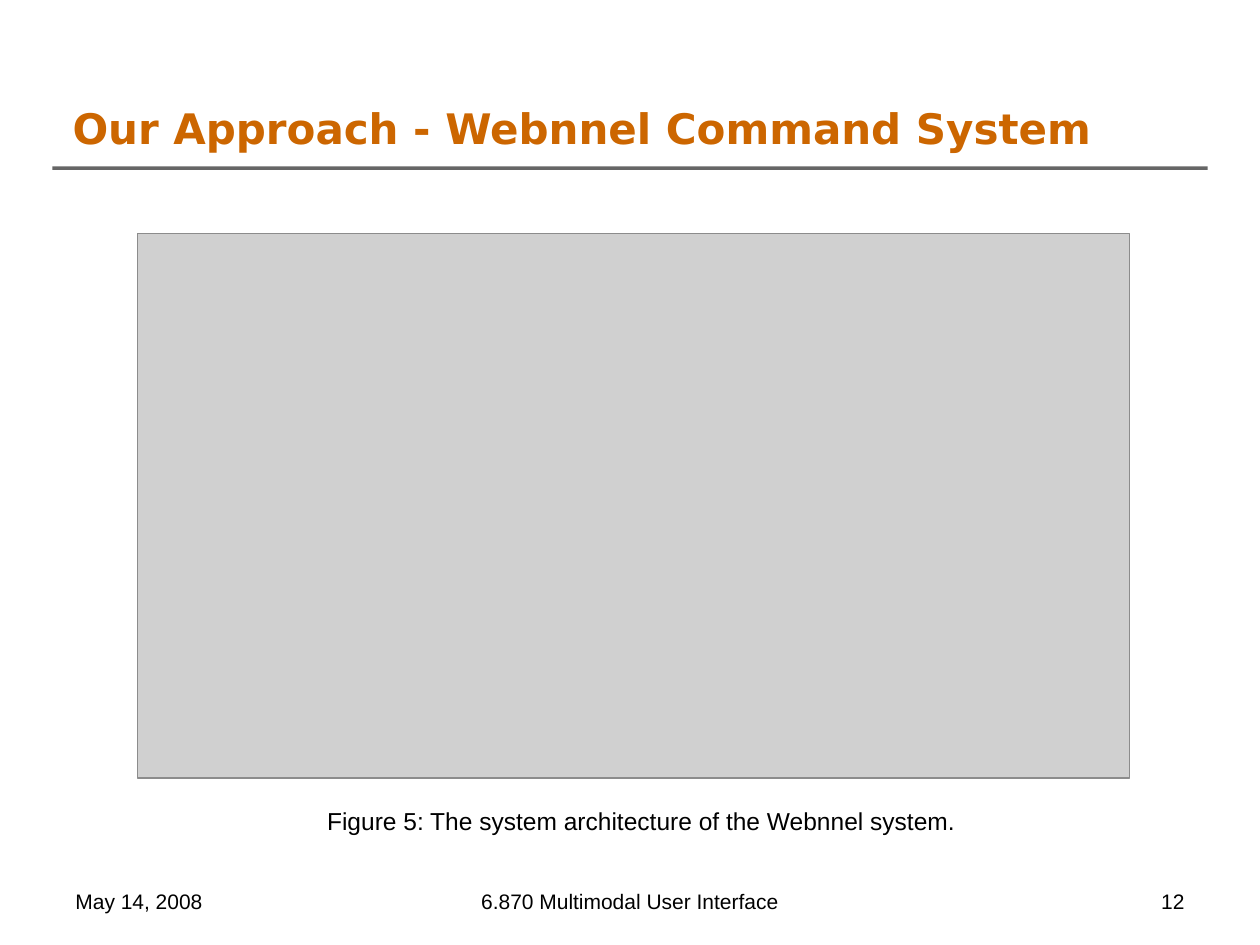
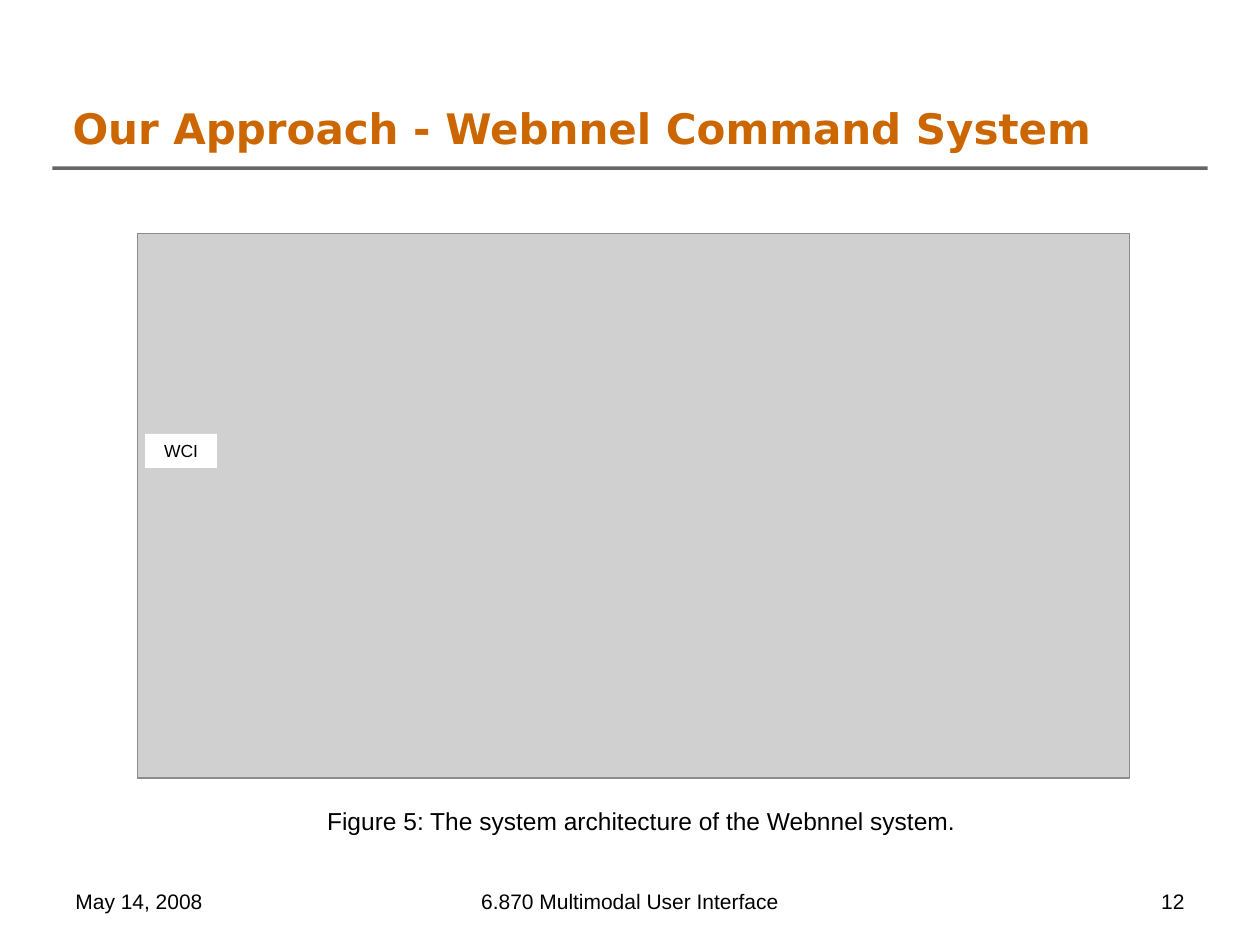
Before and after one commit to oshanis/webnnel, a slide deck: slide 12 of docs/6.870 Final Project Presentation.ppt. Drawn at 1260x945 pixels with LibreOffice and Linux fonts; fonts in the diff are those of the drawing; grey boxes stand for pictures; background and template pictures are left out. Boxes give left, top, right and bottom in pixels: in the first picture for what was removed or moved away, otherwise in the second. Text is boxed around its words. In the diff, an @@ line names an element or a change of style, - is before the commit and + after.

```diff
--- a/docs/6.870 Final Project Presentation.ppt
+++ b/docs/6.870 Final Project Presentation.ppt
@@ rectangle added at (145, 433, 217, 467), fill #FFFFFF, 10 pt, text #000000 @@
+WCI
```
Also in this commit, not shown: 3 other slides changed.
